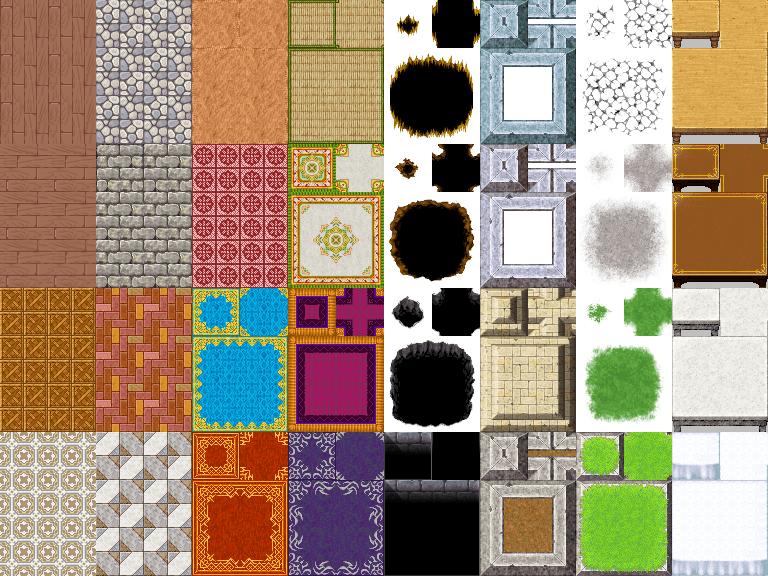
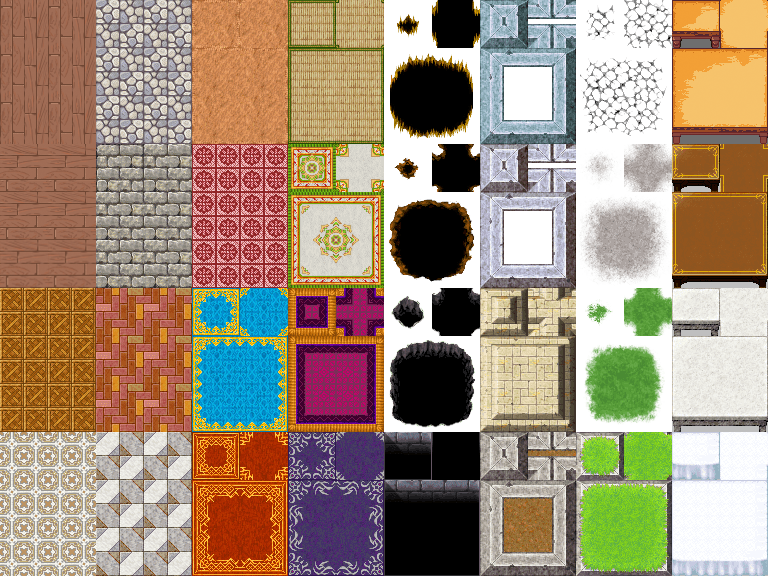
Layers edited between the first and the second 768 x 576 image:
added layer "Counter" above "Layer 1" over [672, 0, 768, 144]